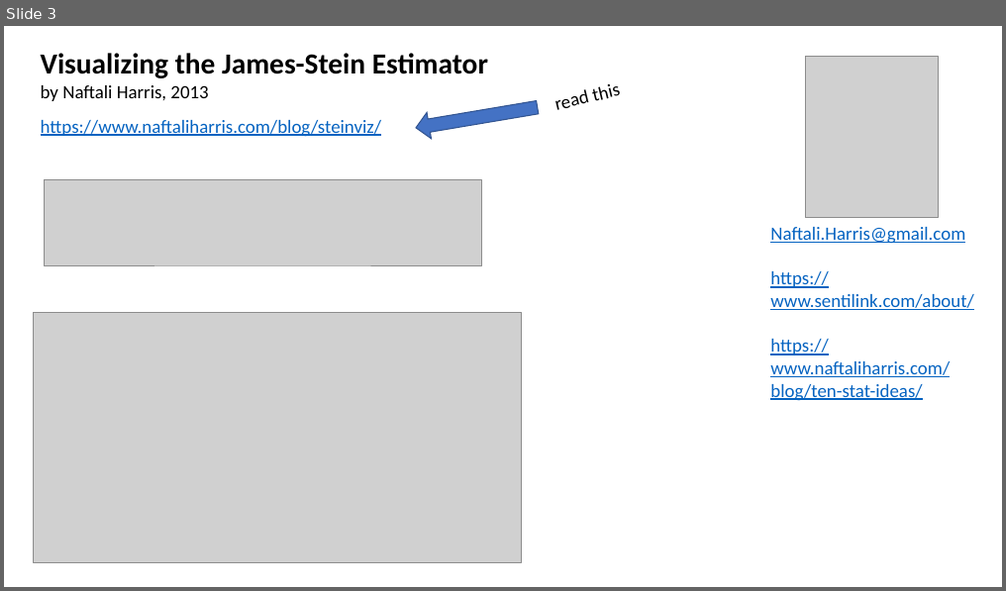
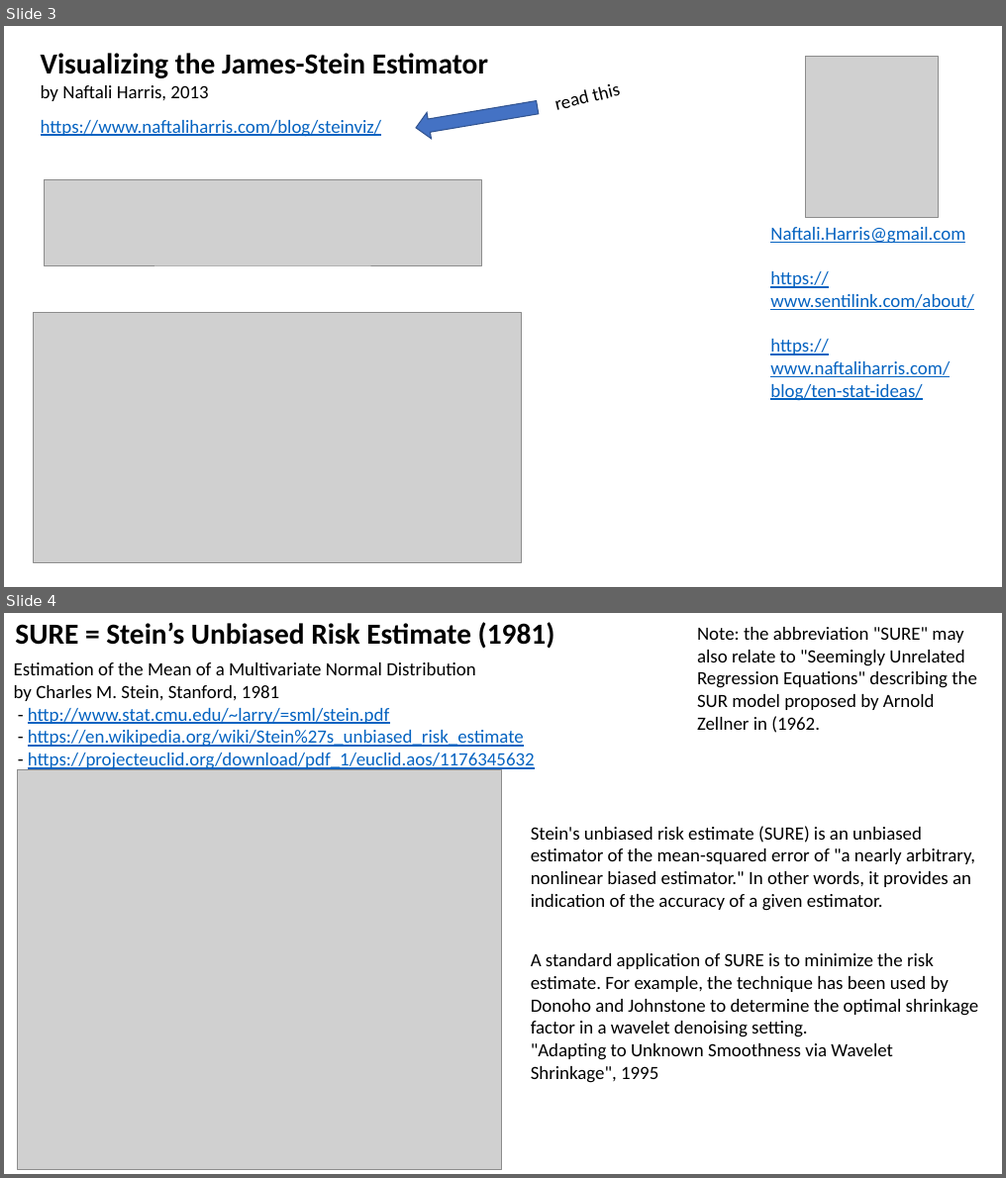
Before and after one commit to lselector/ml_ai_doc, a slide deck: James_Stein_Estimator.pptx. Shown one above the other, each under a label of ours: slide 3 before the commit, slides 3 and 4 after it. The pictures are 1006x591 and 1006x1178 pixels, drawn with LibreOffice and Linux fonts; fonts in the diff are those of the drawing; grey boxes stand for pictures. Boxes give left, top, right and bottom in pixels: in the first picture for what was removed or moved away, otherwise in the second. Text is boxed around its words. In the diff, an @@ line names an element or a change of style, - is before the commit and + after.

Commit message:
James Stein Estimator updated

```diff
--- a/James_Stein_Estimator.pptx
+++ b/James_Stein_Estimator.pptx
@@ slide 4 added at <box>4,613,1002,1174</box>, background #FFFFFF @@
@@ text added at <box>15,622,555,649</box>, 28 pt, text #000000, bold @@
+SURE = Stein’s Unbiased Risk Estimate (1981)
@@ text added at <box>697,627,977,733</box>, 18 pt, text #000000 @@
+Note: the abbreviation "SURE" may also relate to "Seemingly Unrelated Regression Equations" describing the SUR model proposed by Arnold Zellner in (1962.
@@ text added at <box>14,663,535,771</box>, 18 pt, text #0563C1, underline @@
+Estimation of the Mean of a Multivariate Normal Distribution
+by Charles M. Stein, Stanford, 1981
+- http://www.stat.cmu.edu/~larry/=sml/stein.pdf
+- https://en.wikipedia.org/wiki/Stein%27s_unbiased_risk_estimate
+- https://projecteuclid.org/download/pdf_1/euclid.aos/1176345632
@@ picture added at <box>18,770,501,1170</box> @@
@@ text added at <box>531,826,975,911</box>, 18 pt, text #000000 @@
+Stein's unbiased risk estimate (SURE) is an unbiased estimator of the mean-squared error of "a nearly arbitrary, nonlinear biased estimator." In other words, it provides an indication of the accuracy of a given estimator.
@@ text added at <box>531,954,979,1083</box>, 18 pt, text #000000 @@
+A standard application of SURE is to minimize the risk estimate. For example, the technique has been used by Donoho and Johnstone to determine the optimal shrinkage factor in a wavelet denoising setting.
+"Adapting to Unknown Smoothness via Wavelet Shrinkage", 1995
```
Also in this commit, not shown: 1 other file.
